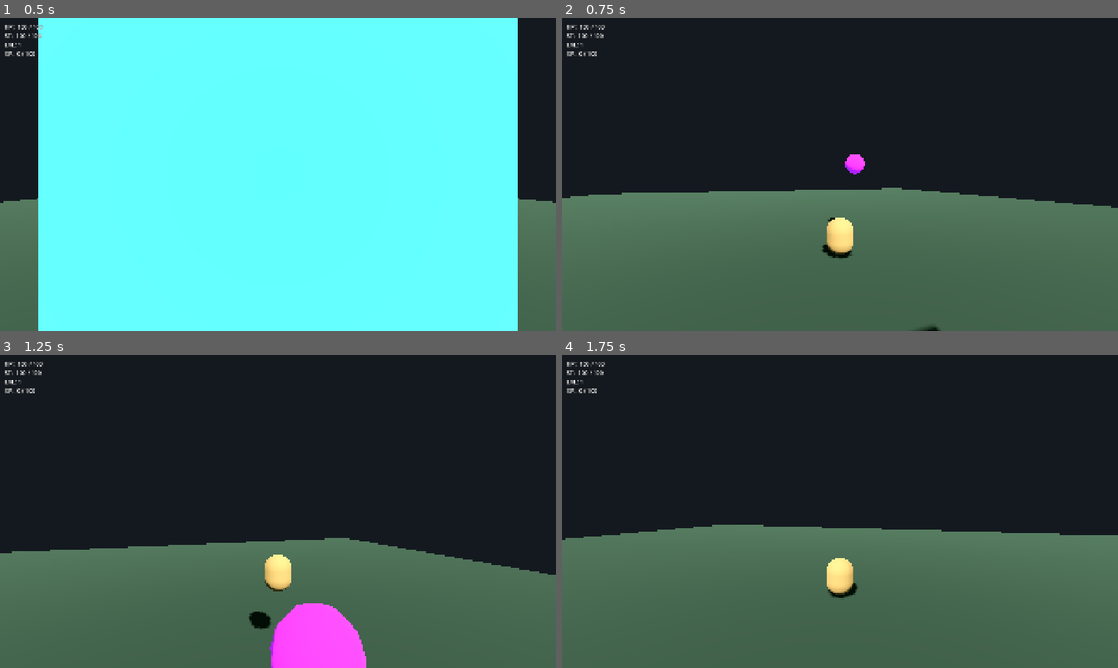
Above: before the commit, frames 1-4 (two rows, left to right).
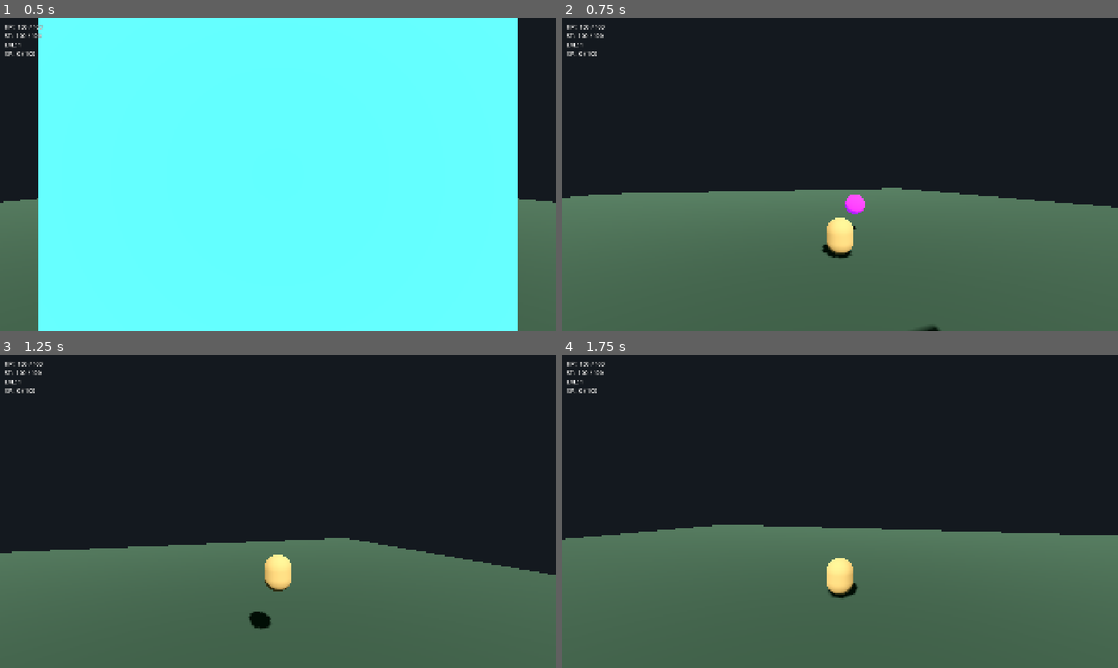
Above: after the commit, the same moments.

Repository: eldritch-dream/floaty_dog_knight
Game: Godot game, scene res://scenes/world/zone_01.tscn
Two runs of this game, one before a commit and one after it. Both use one fixed random seed, a clock stepped at 60 frames per second and the inputs below. This scene is started directly instead of the project's main scene.
Inputs (mouse positions are in pixels of both pictures, inside the frame that each line leads up to):
- Up to frame 1 (0.5 s): no input
- Up to frame 2 (0.75 s): tap Enter at 0.5 s; move the mouse to (867, 174) at 0.52 s; hold W (move_forward) from 0.53 s (still down); click (867, 174) at 0.6 s
- Up to frame 3 (1.25 s): keep holding W (move_forward); tap Space (jump) at 0.77 s
- Up to frame 4 (1.75 s): keep holding W (move_forward); move the mouse to (812, 511) at 1.27 s; tap Ctrl (dash) at 1.35 s; tap Space (jump) at 1.52 s

Frame 1 is identical in both runs. In frame 2, 0.4% of the frame differs, in the area x 47-55%, y 43-68%; in frame 3, 2.9%, in the area x 48-66%, y 79-100%; in frame 4, nothing differs.

Commit message:
Lower wisp height, add player HurtBox, and attack visuals
- game_config: wisp_float_height 1.2 → 0.5; wisp spawns at y=0.5 so
  it floats at y=1.0 (player chest), enabling mutual hit detection
- zone_01: wisp spawn y 1.2 → 0.5 to match new float target
- player.tscn: add HurtBox (capsule matching body) so wisp attacks
  can actually damage the player; wire owner_node and stats in player.gd
- hit_box.gd: toggle DebugMesh child visible on activate/deactivate
- player.tscn: add semi-transparent orange DebugMesh to PawWeapon/HitBox
  so the player can see their melee reach during each swing
- wisp_attack.gd: emission flashes red on Attack enter, restores purple
  on exit — makes it clear when the wisp's hitbox is active

Co-Authored-By: Claude Sonnet 4.6 <noreply@anthropic.com>

Diff:
--- a/scenes/player/player.tscn
+++ b/scenes/player/player.tscn
@@ -14,6 +14,7 @@
 [ext_resource type="Script" path="res://scripts/player/states/heavy_attack.gd" id="12"]
 [ext_resource type="Script" path="res://scripts/combat/weapon_base.gd" id="13"]
 [ext_resource type="Script" path="res://scripts/combat/hit_box.gd" id="14"]
+[ext_resource type="Script" path="res://scripts/combat/hurt_box.gd" id="15"]
 
 [sub_resource type="CapsuleShape3D" id="CapsuleShape3D_001"]
 radius = 0.35
@@ -28,6 +29,21 @@
 
 [sub_resource type="SphereShape3D" id="PawHitShape"]
 radius = 1.0
+
+[sub_resource type="CapsuleShape3D" id="HurtShape"]
+radius = 0.35
+height = 0.9
+
+[sub_resource type="SphereMesh" id="AttackDebugMesh"]
+radius = 1.0
+height = 2.0
+
+[sub_resource type="StandardMaterial3D" id="AttackDebugMat"]
+transparency = 1
+albedo_color = Color(1, 0.55, 0, 0.35)
+emission_enabled = true
+emission = Color(1, 0.55, 0, 1)
+emission_energy_multiplier = 0.5
 
 [node name="Player" type="CharacterBody3D"]
 script = ExtResource("1")
@@ -91,3 +107,15 @@
 
 [node name="CollisionShape3D" type="CollisionShape3D" parent="PawWeapon/HitBox"]
 shape = SubResource("PawHitShape")
+
+[node name="DebugMesh" type="MeshInstance3D" parent="PawWeapon/HitBox"]
+visible = false
+mesh = SubResource("AttackDebugMesh")
+surface_material_override/0 = SubResource("AttackDebugMat")
+
+[node name="HurtBox" type="Area3D" parent="."]
+transform = Transform3D(1, 0, 0, 0, 1, 0, 0, 0, 1, 0, 0.45, 0)
+script = ExtResource("15")
+
+[node name="CollisionShape3D" type="CollisionShape3D" parent="HurtBox"]
+shape = SubResource("HurtShape")
--- a/scenes/world/zone_01.tscn
+++ b/scenes/world/zone_01.tscn
@@ -84,6 +84,6 @@
 ability_unlocks = ExtResource("4")
 
 [node name="WispEnemy" parent="." instance=ExtResource("7")]
-transform = Transform3D(1, 0, 0, 0, 1, 0, 0, 0, 1, 3, 1.2, 2)
+transform = Transform3D(1, 0, 0, 0, 1, 0, 0, 0, 1, 3, 0.5, 2)
 config = ExtResource("2")
 player = NodePath("../Player")
--- a/scripts/combat/hit_box.gd
+++ b/scripts/combat/hit_box.gd
@@ -25,12 +25,20 @@
 	source = src
 	monitoring = true
 	monitorable = true
+	_set_debug_visible(true)
 
 
 ## Disable the hitbox between attacks.
 func deactivate() -> void:
 	monitoring = false
 	monitorable = false
+	_set_debug_visible(false)
+
+
+func _set_debug_visible(v: bool) -> void:
+	var mesh := get_node_or_null("DebugMesh") as MeshInstance3D
+	if mesh:
+		mesh.visible = v
 
 
 func _on_area_entered(area: Area3D) -> void:
--- a/scripts/enemies/wisp/states/wisp_attack.gd
+++ b/scripts/enemies/wisp/states/wisp_attack.gd
@@ -8,11 +8,21 @@
 	_frames_remaining = config.wisp_attack_active_frames
 	if wisp.hit_box:
 		wisp.hit_box.activate(enemy_stats.damage, wisp)
+	_set_emission(Color(1.0, 0.1, 0.05))
 
 
 func exit() -> void:
 	if wisp.hit_box:
 		wisp.hit_box.deactivate()
+	_set_emission(Color(0.45, 0.1, 0.8))
+
+
+func _set_emission(color: Color) -> void:
+	if not wisp.visual:
+		return
+	var mat := wisp.visual.material as StandardMaterial3D
+	if mat:
+		mat.emission = color
 
 
 func physics_update(delta: float) -> void:
--- a/scripts/player/player.gd
+++ b/scripts/player/player.gd
@@ -14,6 +14,7 @@
 var camera_rig: CameraRig
 var combo_system: ComboSystem
 var weapon: WeaponBase
+var hurt_box: HurtBox
 
 # ── Dash state ───────────────────────────────────────────────────────
 ## Whether the player can currently dash (cooldown expired).
@@ -45,6 +46,10 @@
 		weapon.hit_box = weapon.get_node_or_null("HitBox") as HitBox
 	if combo_system and weapon:
 		combo_system.weapon = weapon
+	hurt_box = get_node_or_null("HurtBox") as HurtBox
+	if hurt_box:
+		hurt_box.owner_node = self
+		hurt_box.stats = stats
 
 	# Pass config to systems.
 	if config:
--- a/scripts/systems/game_config.gd
+++ b/scripts/systems/game_config.gd
@@ -118,6 +118,6 @@
 ## Seconds the Wisp is frozen after being hit.
 @export var wisp_stagger_duration: float = 0.4
 ## Fixed height above spawn Y the Wisp floats at.
-@export var wisp_float_height: float = 1.2
+@export var wisp_float_height: float = 0.5
 ## XP awarded to the player when the Wisp dies.
 @export var wisp_xp_reward: int = 20
Not shown: 1 places in scenes/player/player.tscn that only renumber resources
